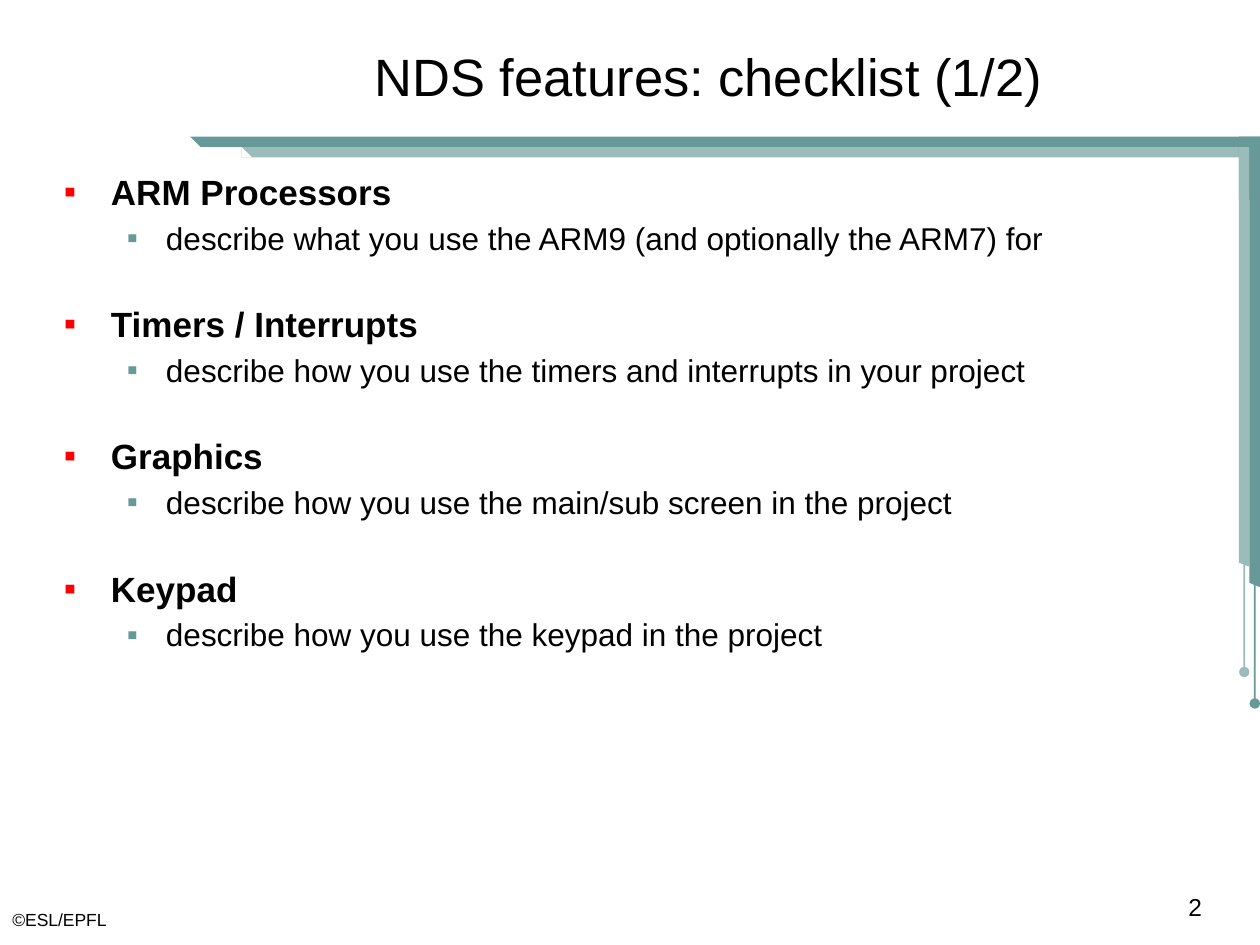
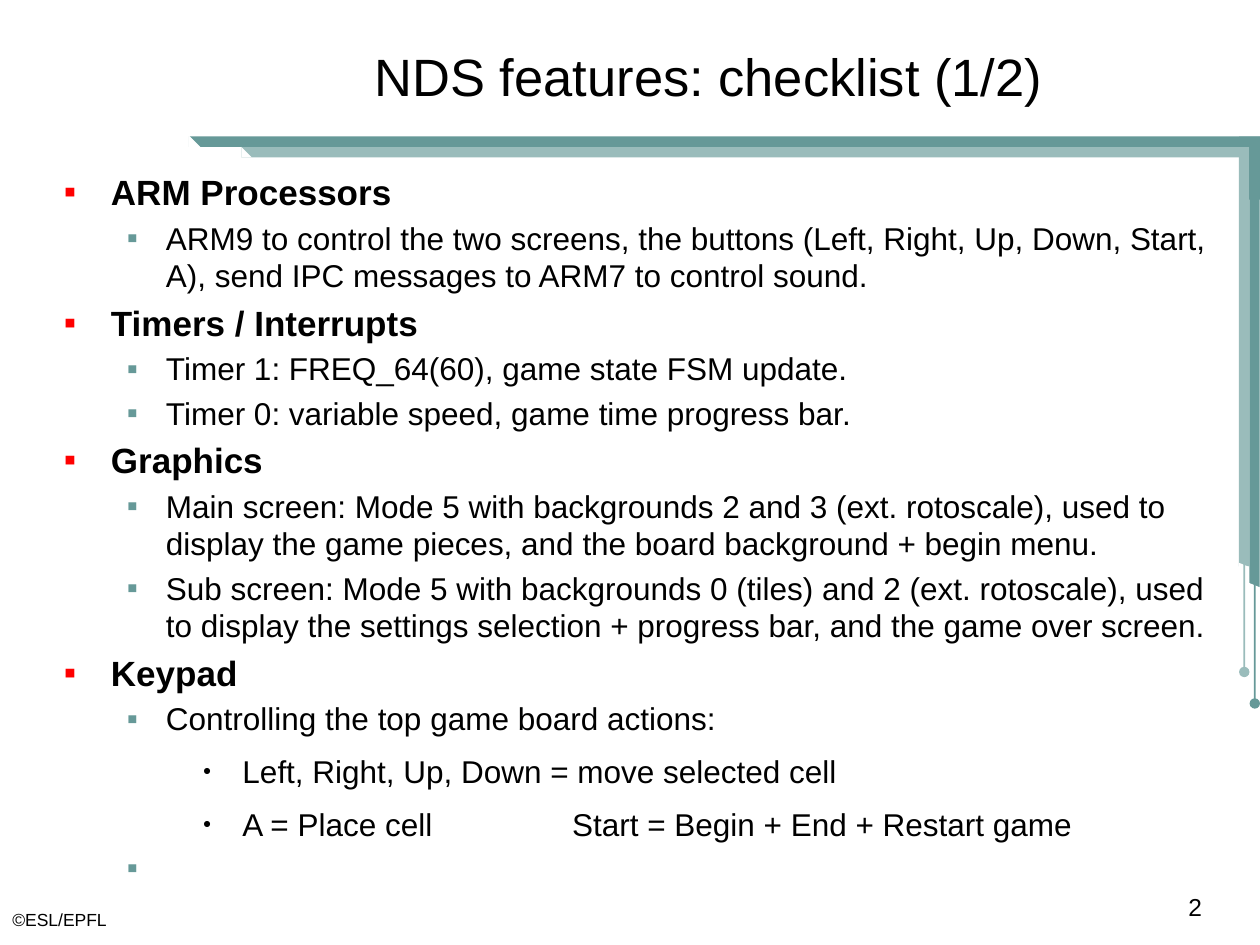
Before and after one commit to gruvw/epfl-nds-game, a slide deck: slide 2 of project/tic-tac-tile.pptx. Drawn at 1260x945 pixels with LibreOffice and Linux fonts; fonts in the diff are those of the drawing; background and template pictures are left out. Boxes give left, top, right and bottom in pixels: in the first picture for what was removed or moved away, otherwise in the second. Text is boxed around its words. In the diff, an @@ line names an element or a change of style, - is before the commit and + after.

Commit message:
Started Presentation

```diff
--- a/project/tic-tac-tile.pptx
+++ b/project/tic-tac-tile.pptx
@@ text at [166, 227, 1205, 293]: text changed @@
-  ▪ describe what you use the ARM9 (and optionally the ARM7) for
+  ▪ ARM9 to control the two screens, the buttons (Left, Right, Up, Down, Start, A), send IPC messages to ARM7 to control sound.
@@ text at [166, 357, 851, 431]: text changed @@
-  ▪ describe how you use the timers and interrupts in your project
+  ▪ Timer 1: FREQ_64(60), game state FSM update.
+  ▪ Timer 0: variable speed, game time progress bar.
@@ text at [166, 495, 1204, 643]: text changed @@
-  ▪ describe how you use the main/sub screen in the project
+  ▪ Main screen: Mode 5 with backgrounds 2 and 3 (ext. rotoscale), used to display the game pieces, and the board background + begin menu.
+  ▪ Sub screen: Mode 5 with backgrounds 0 (tiles) and 2 (ext. rotoscale), used to display the settings selection + progress bar, and the game over screen.
@@ text at [166, 707, 1072, 842]: text changed @@
-  ▪ describe how you use the keypad in the project
+  ▪ Controlling the top game board actions:
+    ● Left, Right, Up, Down = move selected cell
+    ● A = Place cell Start = Begin + End + Restart game
```
Also in this commit, not shown: 2 other slides changed, 1 slide added, 1 slide removed, 1 other file.
